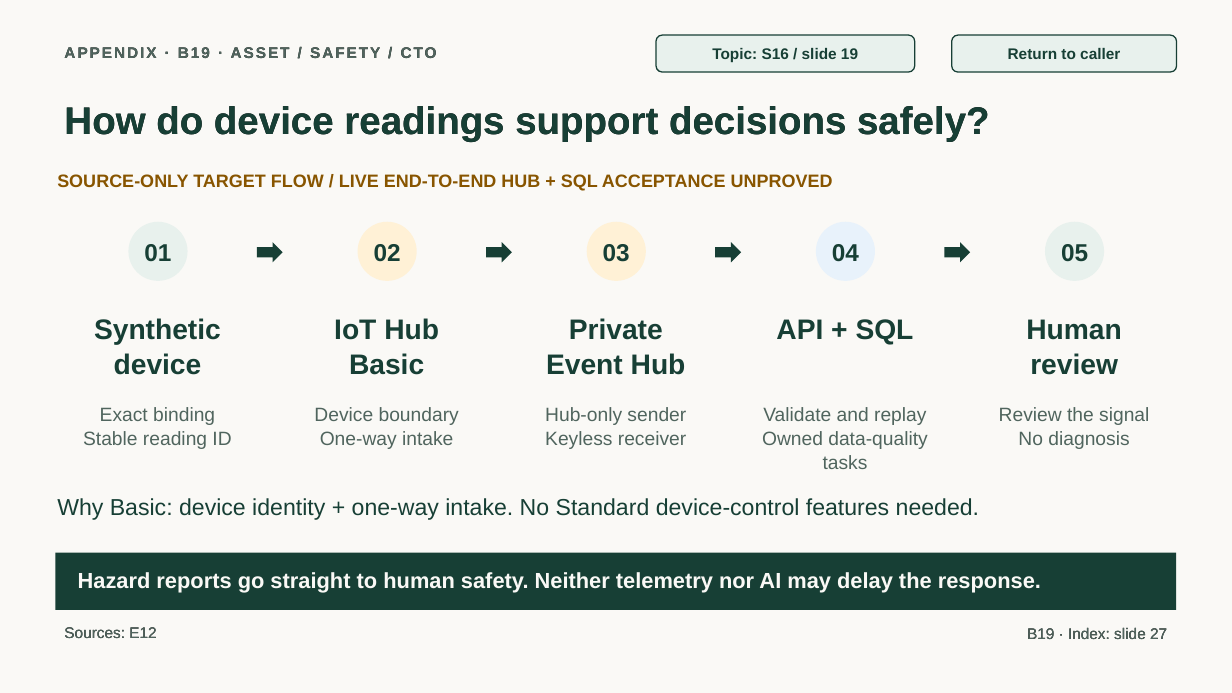
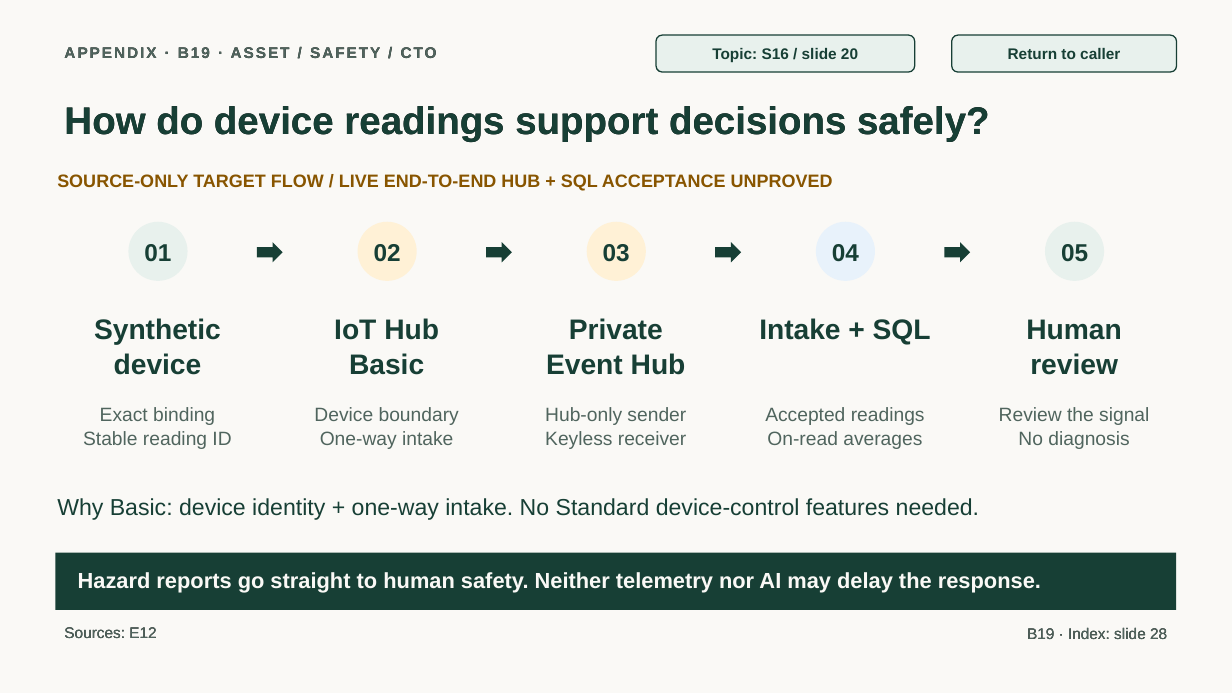
Before and after one commit to jmservera/ama, a slide deck: slide 47 of docs/capstone/deck/zava-forward-cowork-v2-draft.pptx (slide 46 before the commit). Drawn at 1232x693 pixels with LibreOffice and Linux fonts; fonts in the diff are those of the drawing. Boxes give left, top, right and bottom in pixels: in the first picture for what was removed or moved away, otherwise in the second. Text is boxed around its words. In the diff, an @@ line names an element or a change of style, - is before the commit and + after.

```diff
--- a/docs/capstone/deck/zava-forward-cowork-v2-draft.pptx
+++ b/docs/capstone/deck/zava-forward-cowork-v2-draft.pptx
@@ text in rounded rectangle at box(712, 48, 858, 62): text changed @@
-Topic: S16 / slide 19
+Topic: S16 / slide 20
@@ text at box(759, 318, 931, 345): text changed @@
-API + SQL
+Intake + SQL
@@ text at box(765, 407, 925, 449): text changed @@
-Validate and replay
-Owned data-quality tasks
+Accepted readings
+On-read averages
@@ text at box(1027, 627, 1167, 640): text changed @@
-B19 · Index: slide 27
+B19 · Index: slide 28
```
Also in this commit, not shown: 28 other slides changed, 1 slide added, 47 other files.
